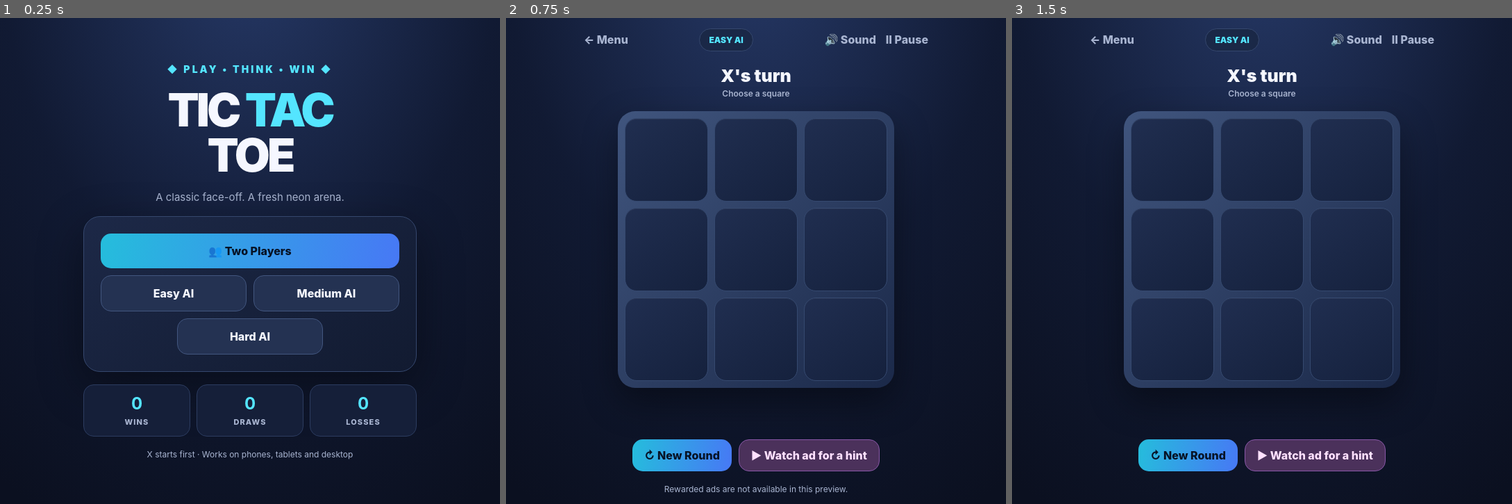
Above: before the commit, frames 1-3 (left to right).
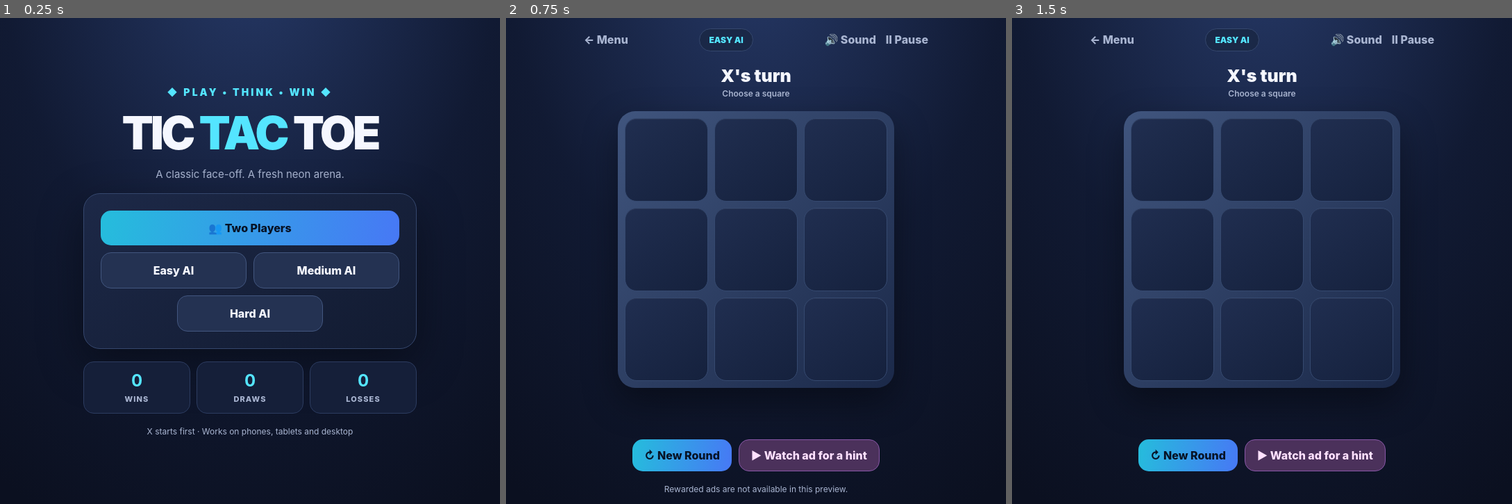
Above: after the commit, the same moments.

Repository: nonobibi/tic-tac-toe-playables
Game: browser game, page index.html
The game is run twice, just before and just after one commit, with the same random seed, the same clock (stepped at 60 frames per second) and the same inputs.
Inputs:
- Up to frame 1 (0.25 s): no input
- Up to frame 2 (0.75 s): click "Easy AI" at 0.27 s; click "▶ Watch ad for a hint" at 0.52 s
- Up to frame 3 (1.5 s): click "↻ New Round" at 1.27 s

The runs differ from the first frame. In frame 1, 16% of the frame differs, in the area x 16-84%, y 9-91%; in frame 2, nothing differs; in frame 3, nothing differs.

Commit message:
index.html

Diff:
--- a/index.html
+++ b/index.html
@@ -356,7 +356,7 @@
 
 <div class="brand">◆ Play • Think • Win ◆</div>
 
-<h1>TIC <span>TAC</span><br>TOE</h1>
+<h1>TIC <span>TAC</span> TOE</h1>
 
 <p class="subtitle">A classic face-off. A fresh neon arena.</p>
 
